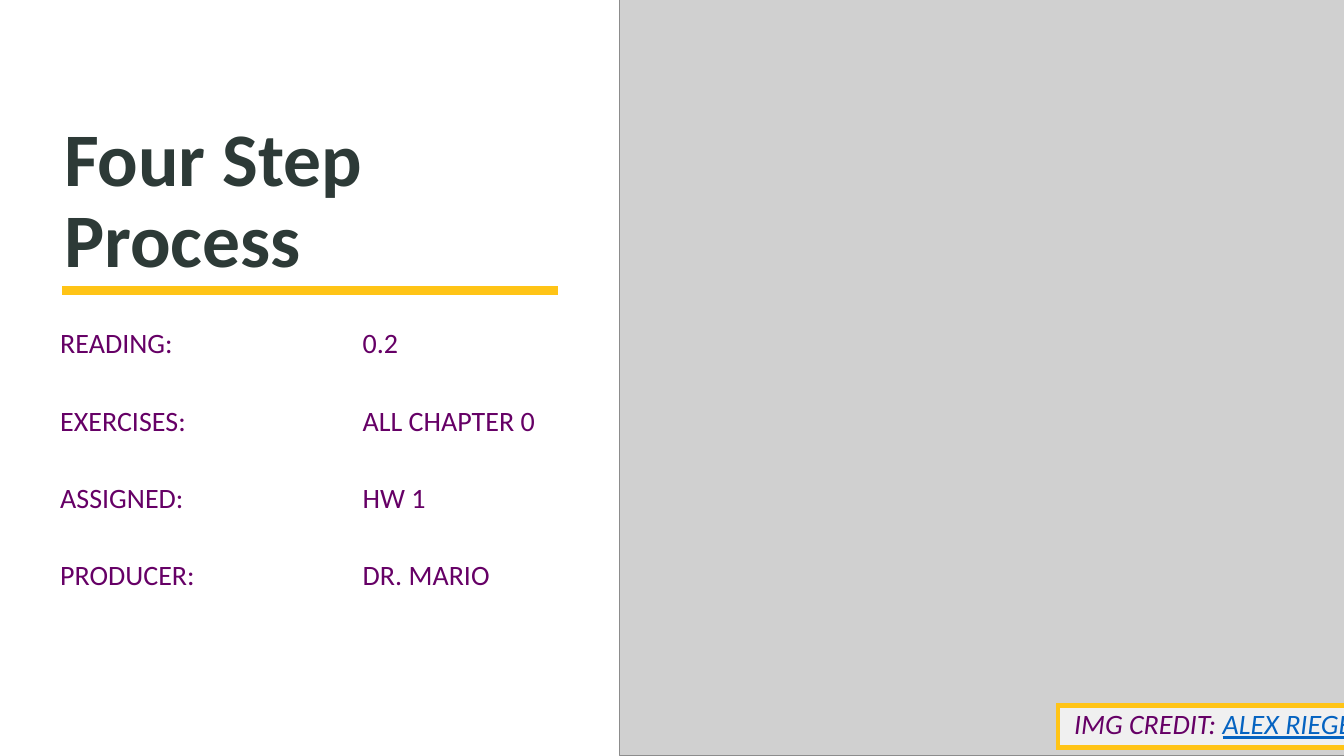
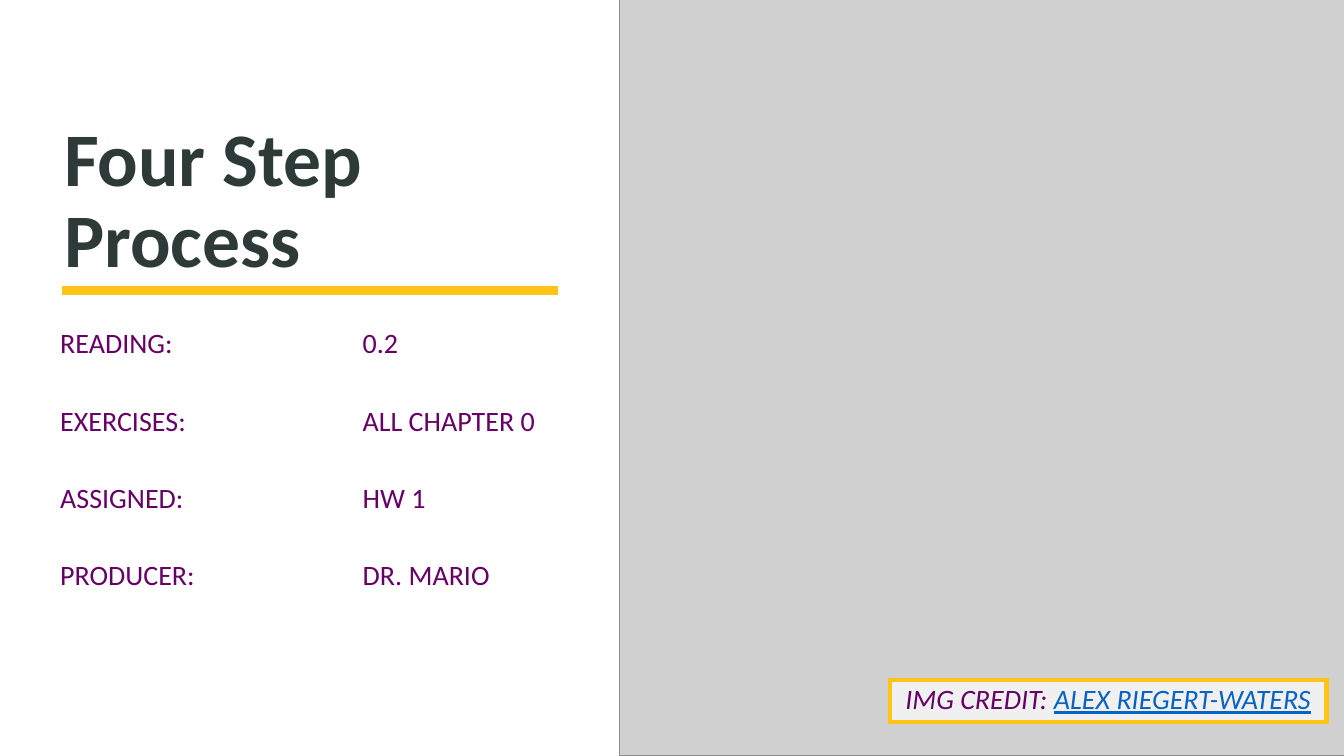
Before and after one commit to SuperMarioGiacomazzo/STOR455_WEBSITE, a slide deck: slide 1 of Lectures/2 - Four Step Process.pptx. Drawn at 1344x756 pixels with LibreOffice and Linux fonts; fonts in the diff are those of the drawing; grey boxes stand for pictures. Boxes give left, top, right and bottom in pixels: in the first picture for what was removed or moved away, otherwise in the second. Text is boxed around its words. In the diff, an @@ line names an element or a change of style, - is before the commit and + after.

```diff
--- a/Lectures/2 - Four Step Process.pptx
+++ b/Lectures/2 - Four Step Process.pptx
@@ rectangle "IMG CREDIT: ALEX RIEGERT-WATERS": place and size @@
-rectangle "IMG CREDIT: ALEX RIEGERT-WATERS" at [1059,706,1344,748]
+rectangle "IMG CREDIT: ALEX RIEGERT-WATERS" at [890,681,1327,723]
```
Also in this commit, not shown: 4 other slides changed, 6 slides added, 9 slides removed, 14 other files.
